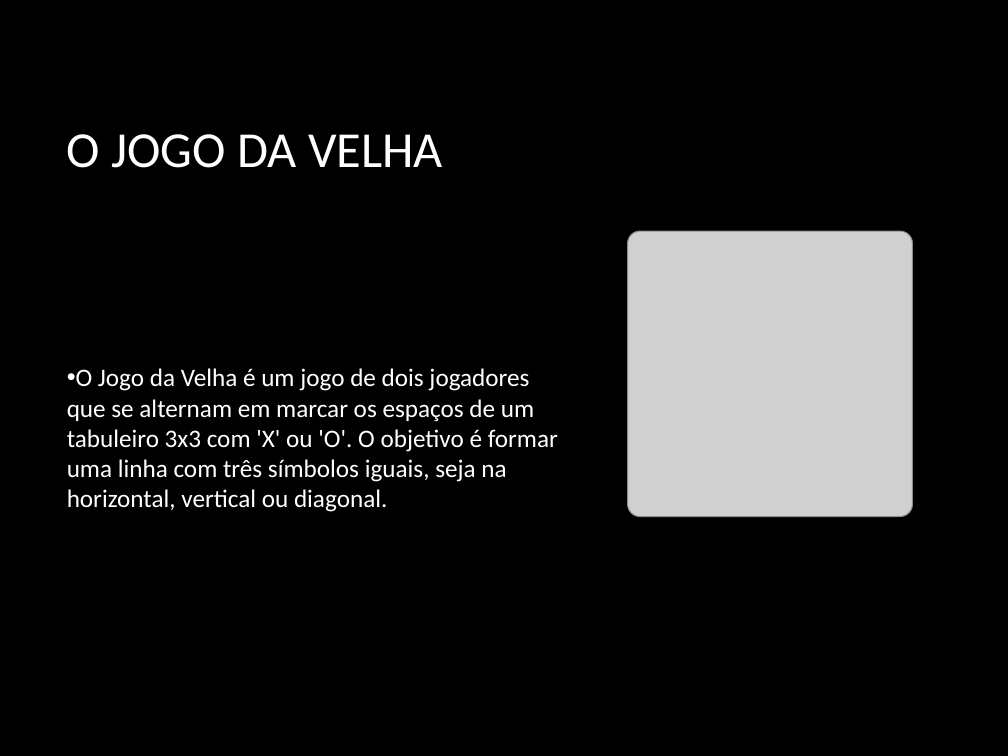
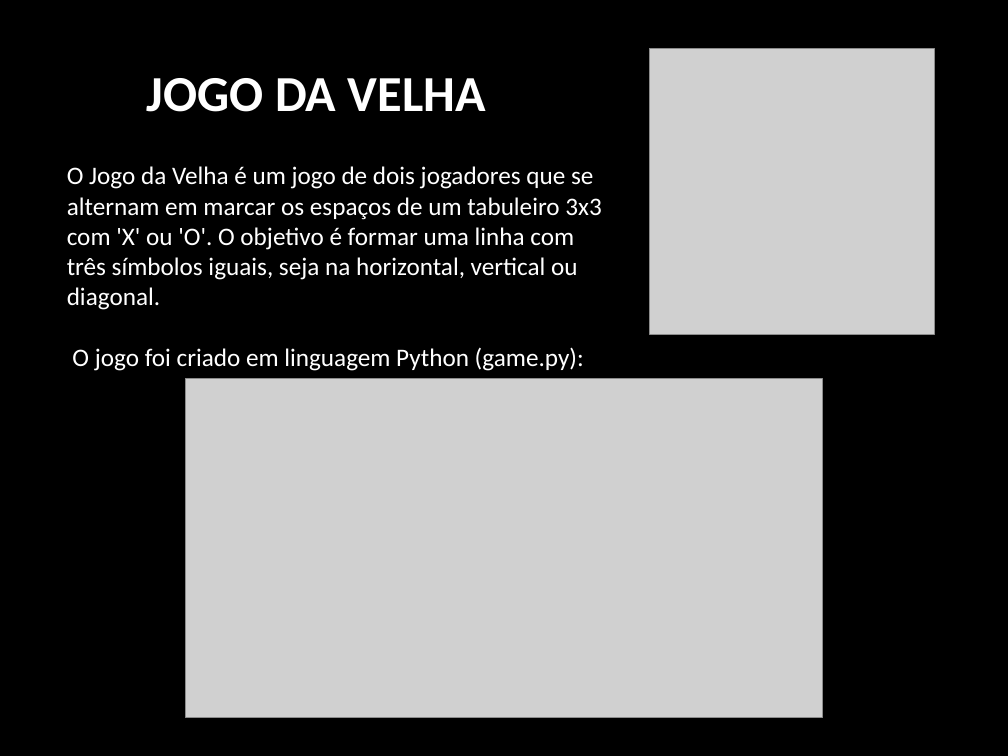
Before and after one commit to lucas521241/N1_VANESSA_8, a slide deck: slide 3 of data/Jogo_da_Velha_IA_Lucas.pptx. Drawn at 1008x756 pixels with LibreOffice and Linux fonts; fonts in the diff are those of the drawing; grey boxes stand for pictures; background and template pictures are left out. Boxes give left, top, right and bottom in pixels: in the first picture for what was removed or moved away, otherwise in the second. Text is boxed around its words. In the diff, an @@ line names an element or a change of style, - is before the commit and + after.

```diff
--- a/data/Jogo_da_Velha_IA_Lucas.pptx
+++ b/data/Jogo_da_Velha_IA_Lucas.pptx
@@ picture: place and size @@
-picture at box(628, 231, 913, 516)
+picture at box(649, 48, 934, 334)
@@ title at box(147, 78, 486, 112): text changed; bold on @@
-O JOGO DA VELHA
+JOGO DA VELHA
@@ text at box(67, 166, 601, 371): text changed @@
-• O Jogo da Velha é um jogo de dois jogadores que se alternam em marcar os espaços de um tabuleiro 3x3 com 'X' ou 'O'. O objetivo é formar uma linha com três símbolos iguais, seja na horizontal, vertical ou diagonal.
+O Jogo da Velha é um jogo de dois jogadores que se alternam em marcar os espaços de um tabuleiro 3x3 com 'X' ou 'O'. O objetivo é formar uma linha com três símbolos iguais, seja na horizontal, vertical ou diagonal.
+O jogo foi criado em linguagem Python (game.py):
@@ picture added at box(185, 379, 823, 718) @@
```
Also in this commit, not shown: 4 other slides changed, 8 slides added, 1 slide removed, 4 other files.
